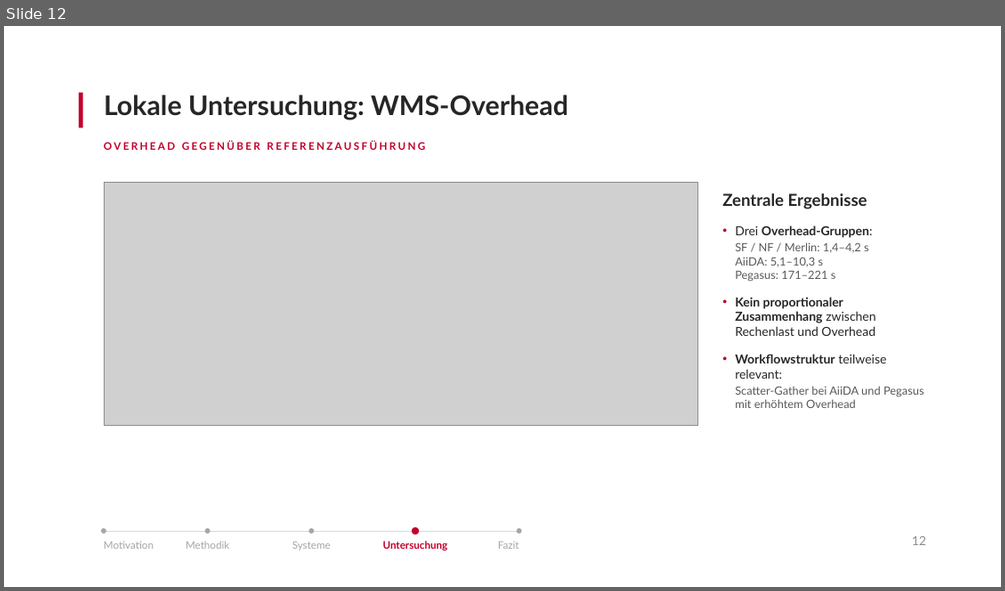
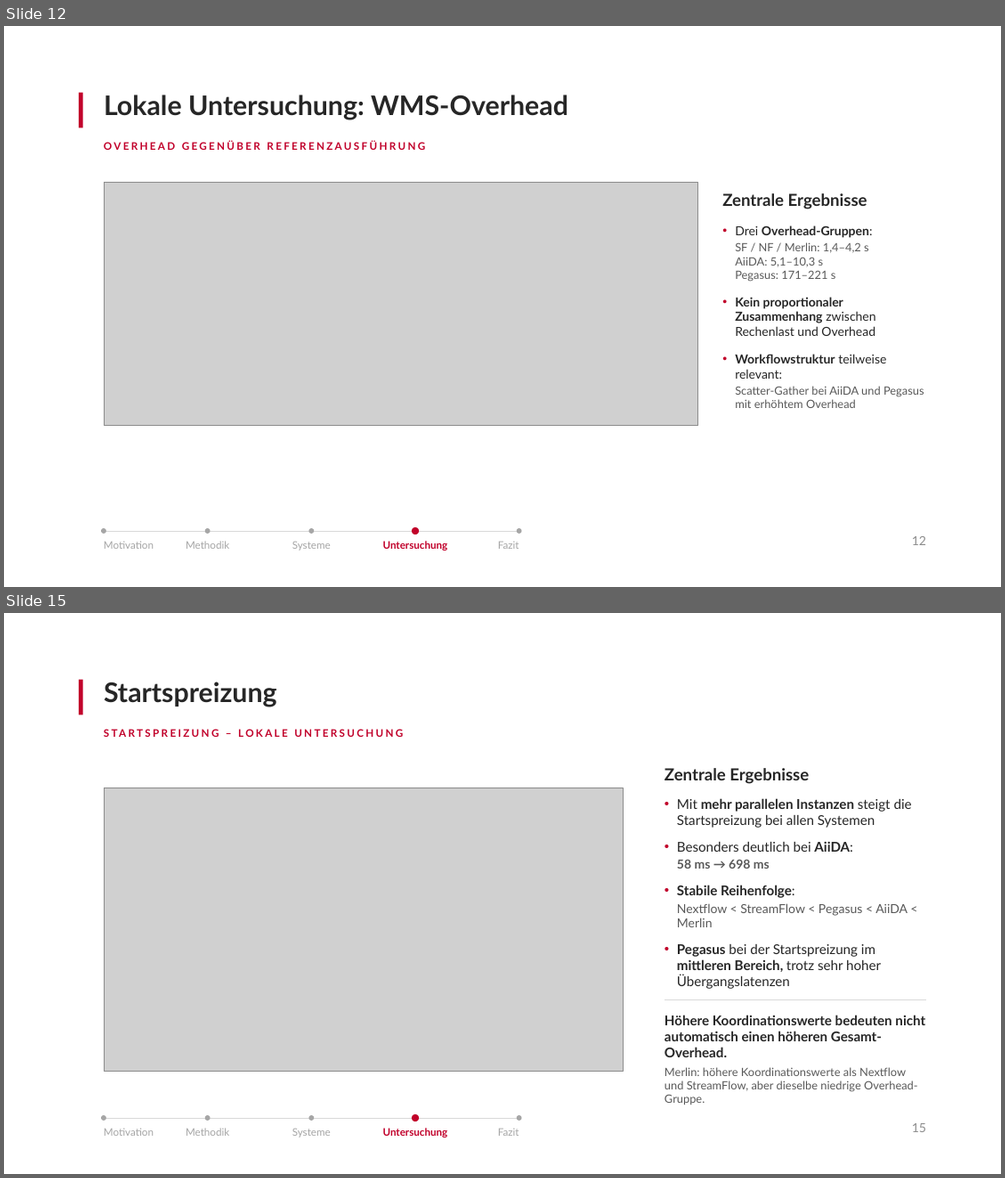
Before and after one commit to antahiri/bachelorarbeit-wms, a slide deck: Präsentation-Kolloqium.pptx. Shown one above the other, each under a label of ours: slide 12 before the commit, slides 12 and 15 after it; the slides between them are not shown. The pictures are 1005x591 and 1005x1178 pixels, drawn with LibreOffice and Linux fonts; fonts in the diff are those of the drawing; grey boxes stand for pictures. Boxes give left, top, right and bottom in pixels: in the first picture for what was removed or moved away, otherwise in the second. Text is boxed around its words. In the diff, an @@ line names an element or a change of style, - is before the commit and + after.

Commit message:
folie 15

```diff
--- a/Präsentation-Kolloqium.pptx
+++ b/Präsentation-Kolloqium.pptx
@@ slide 15 added at (4, 613, 1001, 1174), background #FFFFFF @@
@@ rectangle added at (79, 680, 83, 714), fill #C1002A @@
@@ text added at (104, 682, 277, 707), 10 pt, text #C1002A, bold @@
+STARTSPREIZUNG – LOKALE UNTERSUCHUNG
@@ text added at (664, 768, 809, 784), 16 pt, text #262626, bold @@
+Zentrale Ergebnisse
@@ picture added at (104, 787, 623, 1071) @@
@@ text added at (677, 798, 912, 989), 13 pt, text #262626 @@
+• Mit mehr parallelen Instanzen steigt die Startspreizung bei allen Systemen
+• Besonders deutlich bei AiiDA:
+58 ms → 698 ms
+• Stabile Reihenfolge:
+Nextflow < StreamFlow < Pegasus < AiiDA < Merlin
+• Pegasus bei der Startspreizung im mittleren Bereich, trotz sehr hoher Übergangslatenzen
@@ title added at (677, 815, 761, 827), 26 pt, text #262626, bold @@
+Startspreizung
@@ line added from (664, 999) to (926, 999), #D9D9D9 0.75 pt @@
@@ text added at (664, 1014, 925, 1092), 11 pt, text #595959 @@
+Höhere Koordinationswerte bedeuten nicht automatisch einen höheren Gesamt-Overhead.
+Merlin: höhere Koordinationswerte als Nextflow und StreamFlow, aber dieselbe niedrige Overhead-Gruppe.
@@ ellipse added at (101, 1116, 106, 1121), fill #A6A6A6 @@
@@ line added from (104, 1118) to (519, 1118), #D9D9D9 0.75 pt @@
@@ ellipse added at (205, 1116, 210, 1121), fill #A6A6A6 @@
@@ ellipse added at (309, 1116, 315, 1121), fill #A6A6A6 @@
@@ ellipse added at (412, 1114, 419, 1121), fill #C1002A @@
@@ ellipse added at (517, 1116, 521, 1121), fill #A6A6A6 @@
@@ text added at (104, 1127, 154, 1135), 10 pt, text #A6A6A6 @@
+Motivation
@@ text added at (186, 1127, 229, 1135), 10 pt, text #A6A6A6 @@
+Methodik
@@ text added at (292, 1128, 331, 1137), 10 pt, text #A6A6A6 @@
+Systeme
@@ text added at (383, 1127, 448, 1137), 10 pt, text #C1002A, bold @@
+Untersuchung
@@ text added at (498, 1128, 519, 1135), 10 pt, text #A6A6A6 @@
+Fazit
@@ text added at (912, 1123, 926, 1132), 12 pt, text #8C8C8C @@
+15
```
Also in this commit, not shown: 1 slide changed, 1 other slide added, 1 slide removed.
